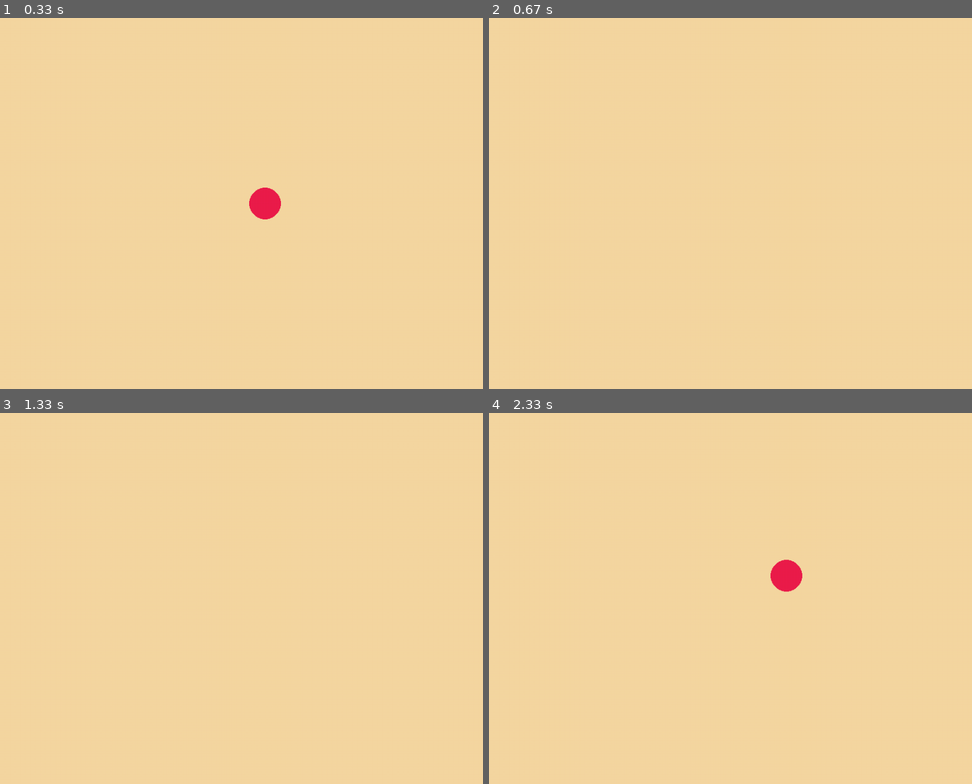
Above: before the commit, frames 1-4 (two rows, left to right).
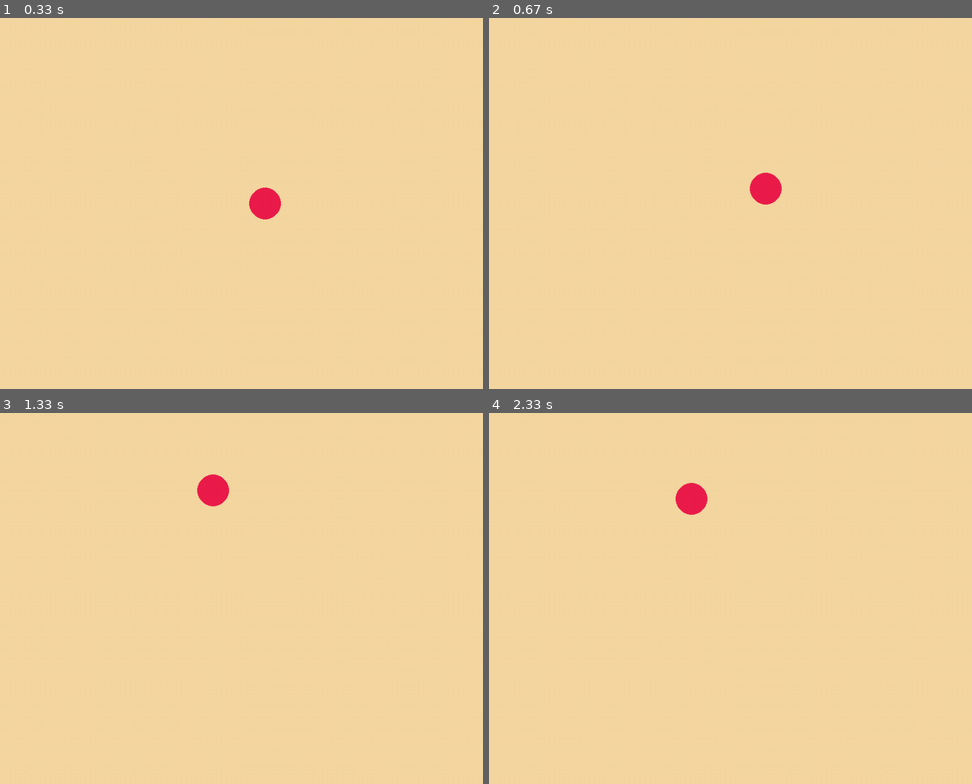
Above: after the commit, the same moments.

Repository: Sirnyk/pygame
Game: pygame game, started from клик.py
Two runs of this game, one before a commit and one after it. Both use one fixed random seed, a clock stepped at 60 frames per second and the inputs below.
Inputs (mouse positions are in pixels of both pictures, inside the frame that each line leads up to):
- Up to frame 1 (0.33 s): no input
- Up to frame 2 (0.67 s): click (754, 203) at 0.38 s
- Up to frame 3 (1.33 s): click (265, 624) at 0.72 s; click (101, 542) at 1.05 s
- Up to frame 4 (2.33 s): click (947, 728) at 1.38 s; click (764, 472) at 1.72 s; click (730, 694) at 2.05 s

Frame 1 is identical in both runs. In frame 2, 0.5% of the frame differs, in the area x 53-61%, y 41-51%; in frame 3, 0.5%; in frame 4, 0.9%, in the area x 38-65%, y 18-49%.

Commit message:
Update клик.py

Diff:
--- a/клик.py
+++ b/клик.py
@@ -15,14 +15,11 @@
         if event.type == pygame.QUIT:
             exit()
 
-    if event.type == pygame.MOUSEBUTTONDOWN:
-        if event.button == 1:
-            for i in range(1, random.randint(1, width)):
-                current_pos[0] = i
-            num = random.randint(1, width)
-            current_pos[0] = (1 + num) / 2 * num
-            for a in range(1, random.randint(1, height)):
-                current_pos[1] = a
+        if event.type == pygame.MOUSEBUTTONDOWN:
+            if event.button == 1:
+                current_pos[0] = random.randint(1, width) - 1
+                for a in range(1, random.randint(1, height)):
+                    current_pos[1] = a
 
     win.fill(color_background)
     pygame.draw.circle(win, color_circle, current_pos, 30)
